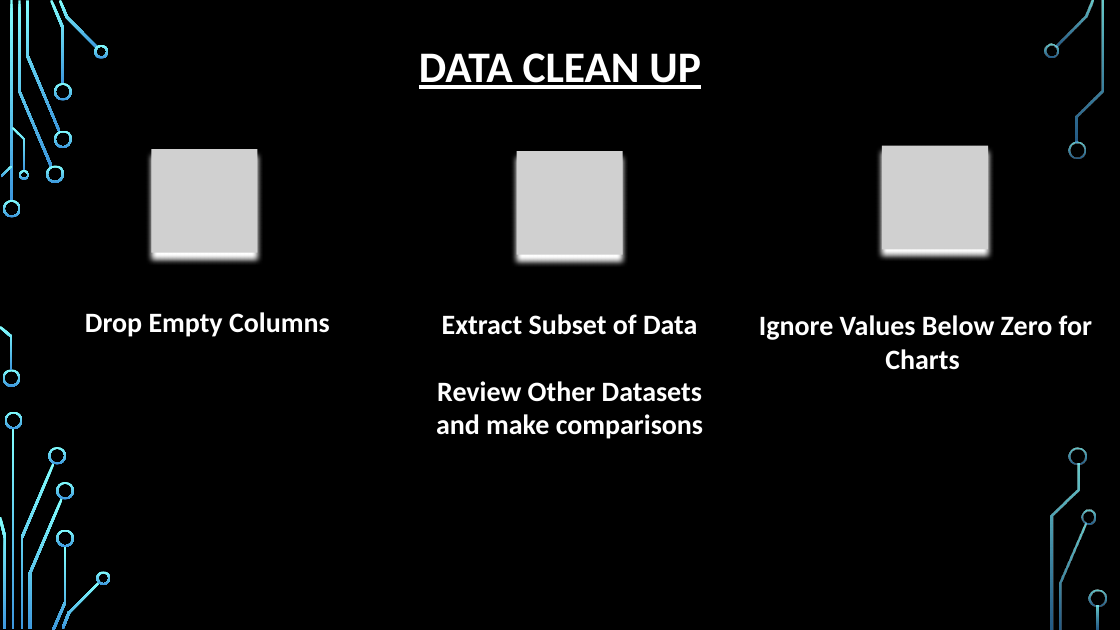
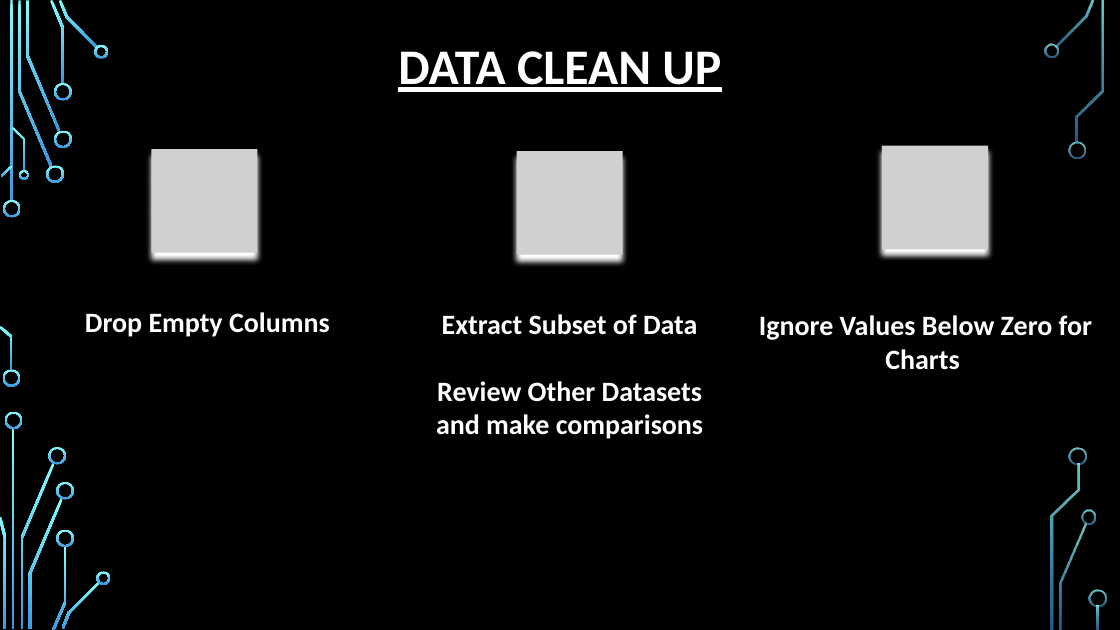
Before and after one commit to burnettaw/CMBKS-Group-5, a slide deck: slide 5 of Group_docs/Covid Analysis Project (BW,KT,CP,MS,SF).pptx. Drawn at 1120x630 pixels with LibreOffice and Linux fonts; fonts in the diff are those of the drawing; grey boxes stand for pictures; background and template pictures are left out. Boxes give left, top, right and bottom in pixels: in the first picture for what was removed or moved away, otherwise in the second. Text is boxed around its words. In the diff, an @@ line names an element or a change of style, - is before the commit and + after.

```diff
--- a/Group_docs/Covid Analysis Project (BW,KT,CP,MS,SF).pptx
+++ b/Group_docs/Covid Analysis Project (BW,KT,CP,MS,SF).pptx
@@ title "DATA CLEAN UP" at bbox=[398, 51, 721, 92]: size 28 to 32 pt @@
```
Also in this commit, not shown: 7 other slides changed, 4 slides added, 3 slides removed.
